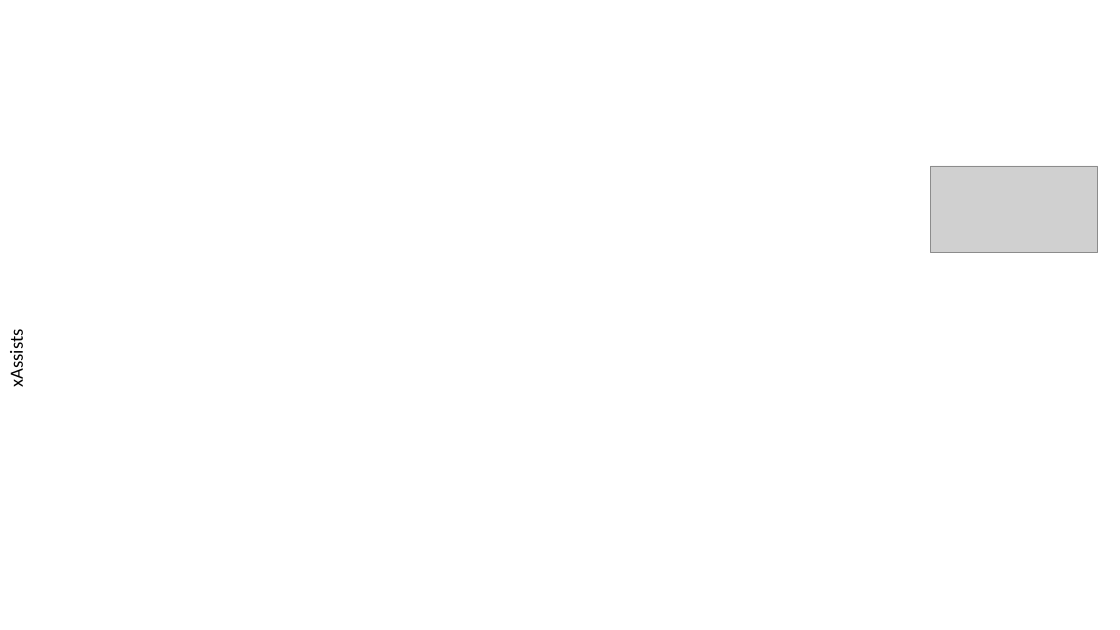
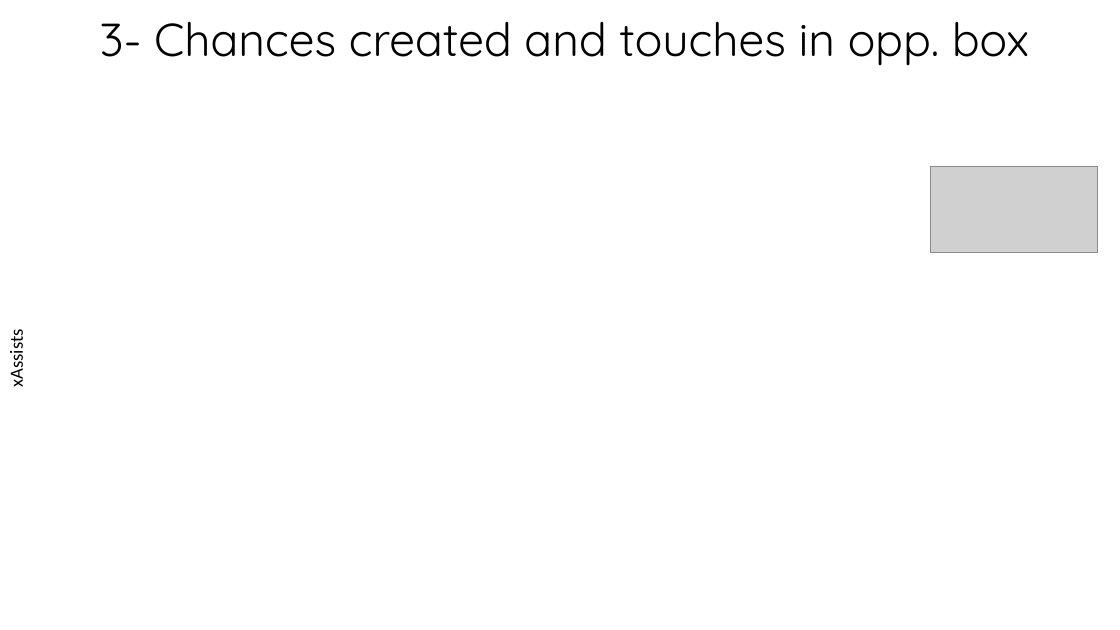
Before and after one commit to YouennMARTIN/Premier-League-Center-Midfielder-Offensive-Activity-Analyses-, a slide deck: slide 14 of Main outcomes.pptx (slide 10 before the commit). Drawn at 1120x630 pixels with LibreOffice and Linux fonts; fonts in the diff are those of the drawing; grey boxes stand for pictures; background and template pictures are left out. Boxes give left, top, right and bottom in pixels: in the first picture for what was removed or moved away, otherwise in the second. Text is boxed around its words. In the diff, an @@ line names an element or a change of style, - is before the commit and + after.

```diff
--- a/Main outcomes.pptx
+++ b/Main outcomes.pptx
@@ title added at <box>100,22,1029,65</box>, 39.6 pt, text #000000 @@
+3- Chances created and touches in opp. box
```
Also in this commit, not shown: 6 other slides changed, 8 slides added, 11 slides removed.
